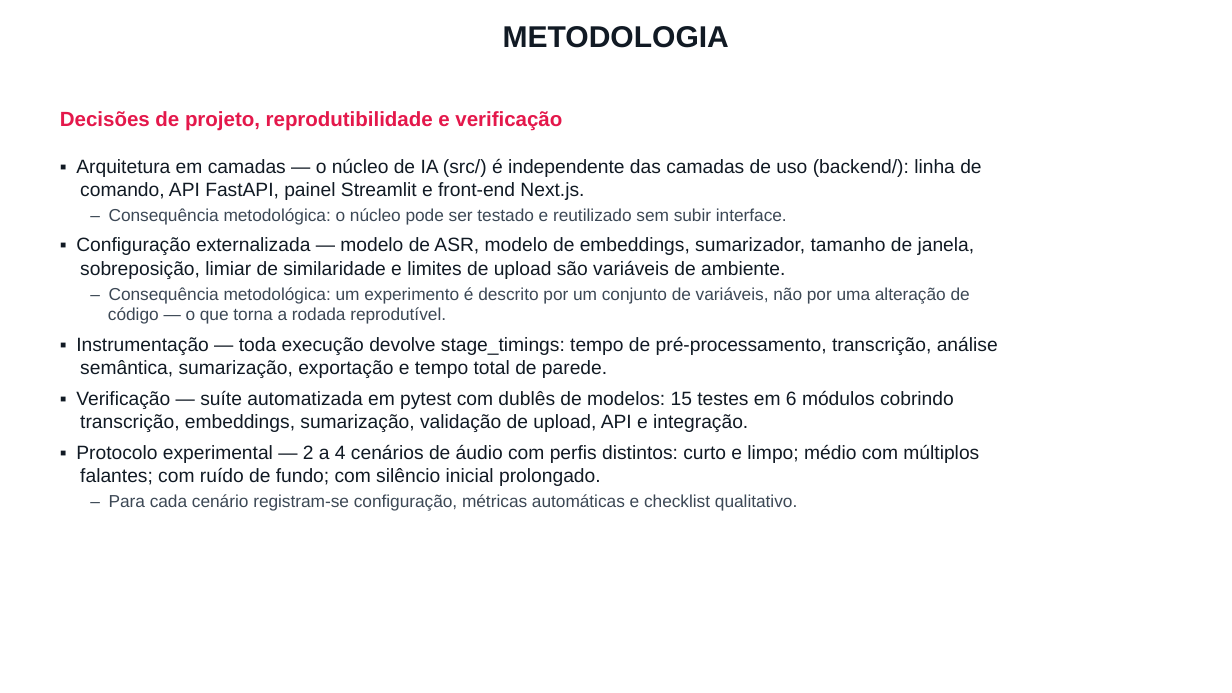
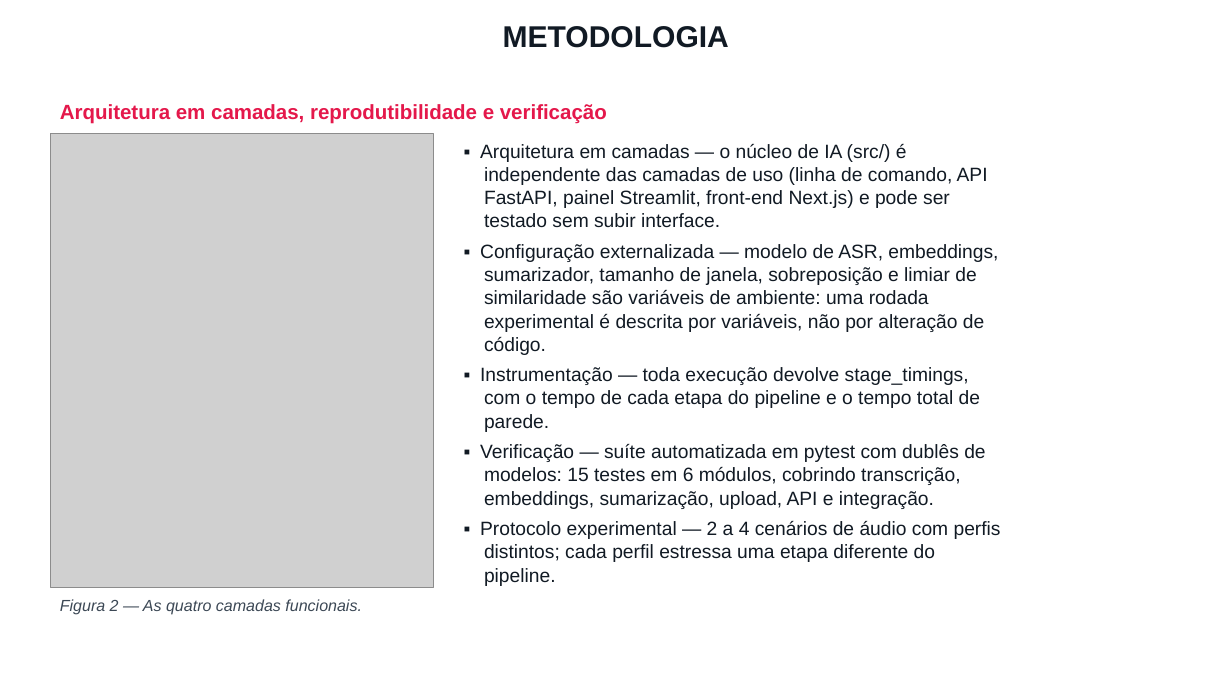
Before and after one commit to MatMeloni/meeting-transcription, a slide deck: slide 5 of docs/apresentacao/APRESENTACAO_JIC_2026_Meloni.pptx. Drawn at 1232x693 pixels with LibreOffice and Linux fonts; fonts in the diff are those of the drawing; grey boxes stand for pictures; background and template pictures are left out. Boxes give left, top, right and bottom in pixels: in the first picture for what was removed or moved away, otherwise in the second. Text is boxed around its words. In the diff, an @@ line names an element or a change of style, - is before the commit and + after.

```diff
--- a/docs/apresentacao/APRESENTACAO_JIC_2026_Meloni.pptx
+++ b/docs/apresentacao/APRESENTACAO_JIC_2026_Meloni.pptx
@@ text at (60,104,607,124): text changed @@
-Decisões de projeto, reprodutibilidade e verificação
+Arquitetura em camadas, reprodutibilidade e verificação
@@ picture added at (51,133,433,588) @@
@@ text at (480,144,1001,586): text changed @@
-▪ Arquitetura em camadas — o núcleo de IA (src/) é independente das camadas de uso (backend/): linha de comando, API FastAPI, painel Streamlit e front-end Next.js.
-– Consequência metodológica: o núcleo pode ser testado e reutilizado sem subir interface.
-▪ Configuração externalizada — modelo de ASR, modelo de embeddings, sumarizador, tamanho de janela, sobreposição, limiar de similaridade e limites de upload são variáveis de ambiente.
-– Consequência metodológica: um experimento é descrito por um conjunto de variáveis, não por uma alteração de código — o que torna a rodada reprodutível.
-▪ Instrumentação — toda execução devolve stage_timings: tempo de pré-processamento, transcrição, análise semântica, sumarização, exportação e tempo total de parede.
-▪ Verificação — suíte automatizada em pytest com dublês de modelos: 15 testes em 6 módulos cobrindo transcrição, embeddings, sumarização, validação de upload, API e integração.
-▪ Protocolo experimental — 2 a 4 cenários de áudio com perfis distintos: curto e limpo; médio com múltiplos falantes; com ruído de fundo; com silêncio inicial prolongado.
-– Para cada cenário registram-se configuração, métricas automáticas e checklist qualitativo.
+▪ Arquitetura em camadas — o núcleo de IA (src/) é independente das camadas de uso (linha de comando, API FastAPI, painel Streamlit, front-end Next.js) e pode ser testado sem subir interface.
+▪ Configuração externalizada — modelo de ASR, embeddings, sumarizador, tamanho de janela, sobreposição e limiar de similaridade são variáveis de ambiente: uma rodada experimental é descrita por variáveis, não por alteração de código.
+▪ Instrumentação — toda execução devolve stage_timings, com o tempo de cada etapa do pipeline e o tempo total de parede.
+▪ Verificação — suíte automatizada em pytest com dublês de modelos: 15 testes em 6 módulos, cobrindo transcrição, embeddings, sumarização, upload, API e integração.
+▪ Protocolo experimental — 2 a 4 cenários de áudio com perfis distintos; cada perfil estressa uma etapa diferente do pipeline.
@@ text added at (60,599,362,615), 12.5 pt, text #3C4855, italic @@
+Figura 2 — As quatro camadas funcionais.
```
Also in this commit, not shown: 2 other slides changed, 7 other files.
